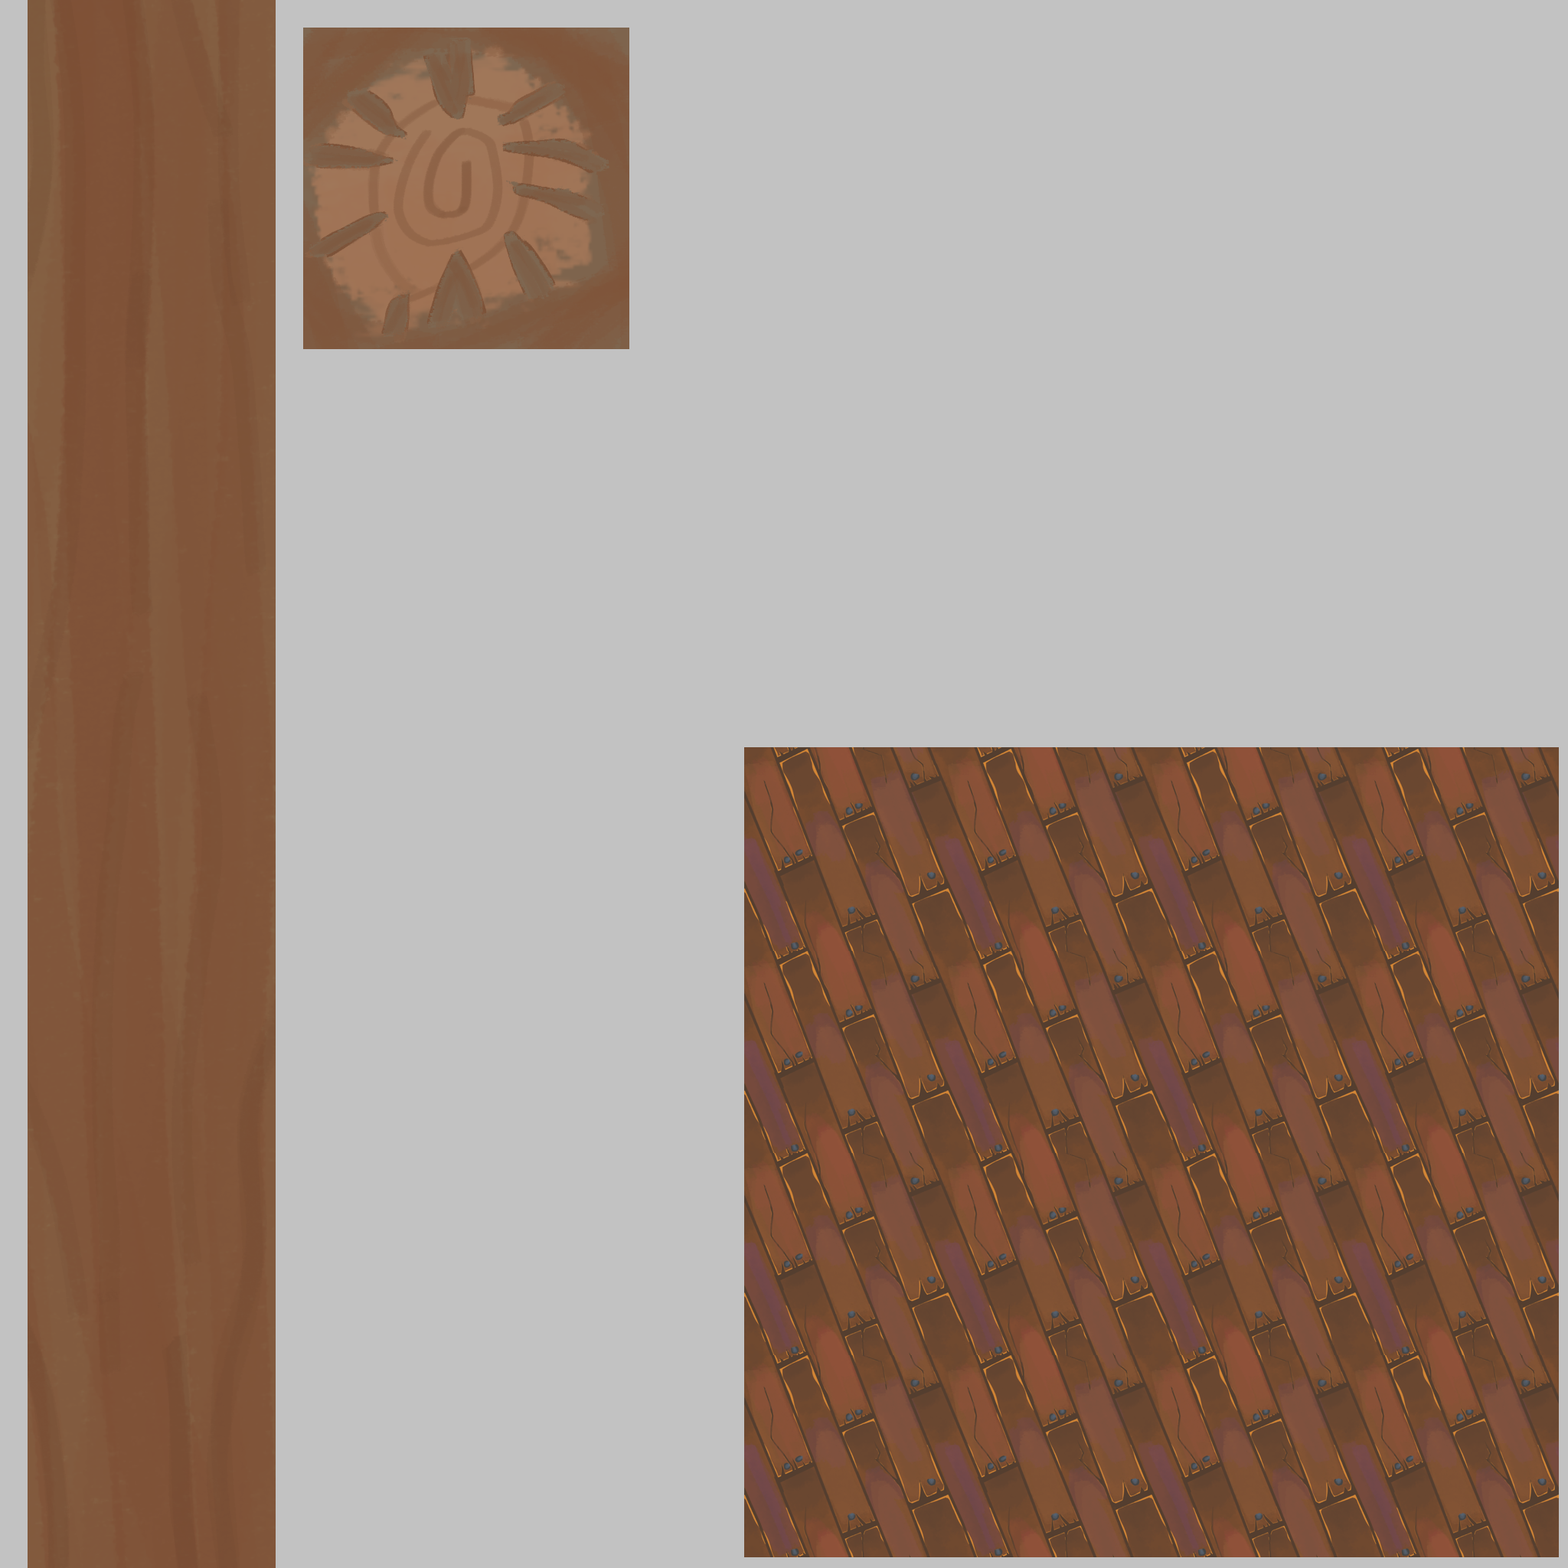
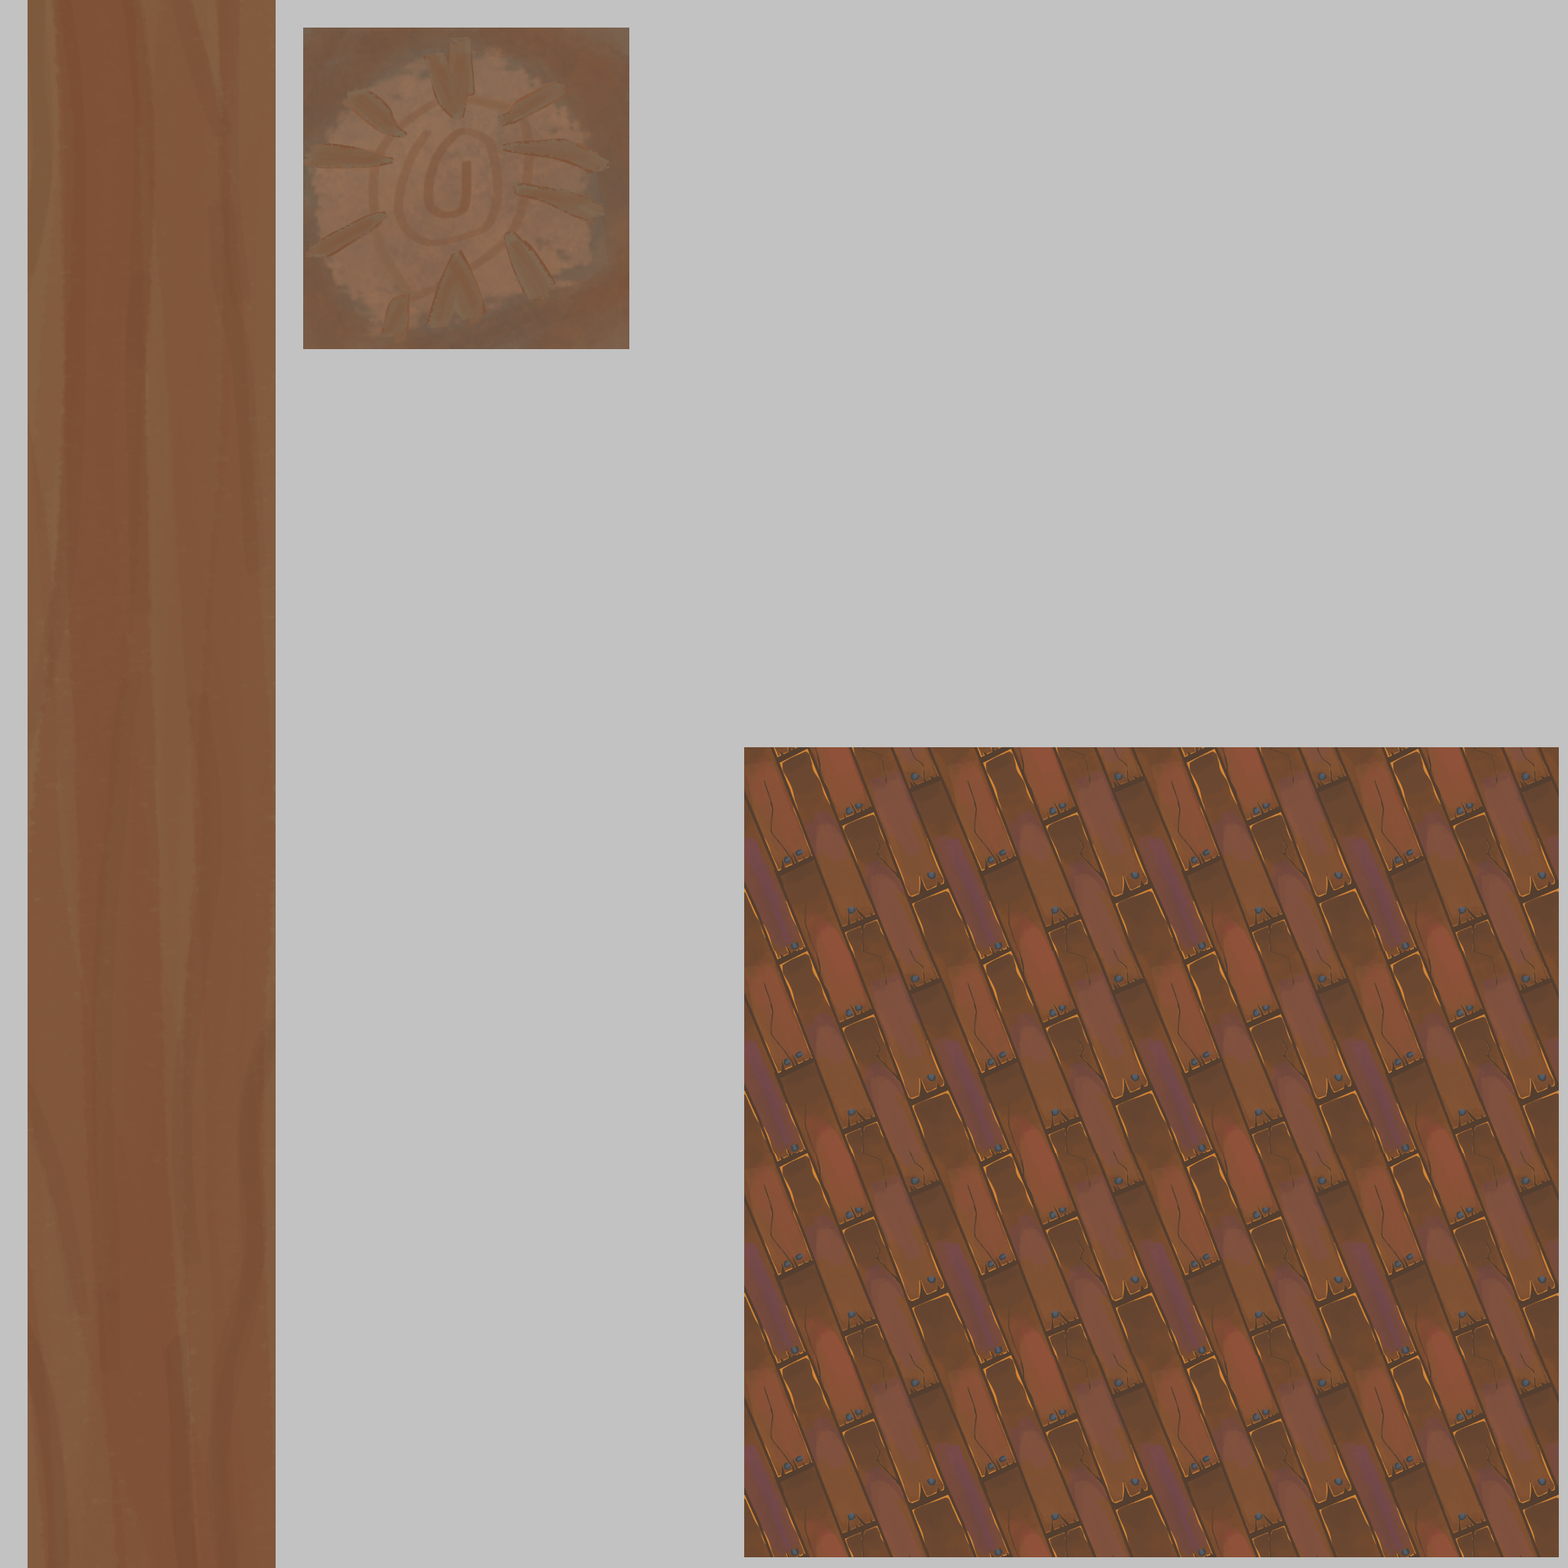
Revision of a layered 1568 × 1568 image; what changed, layer by layer:
painted on "Pintar camada 7" over [303, 27, 630, 350]
painted on "Pintar camada 5" over [303, 27, 630, 350]